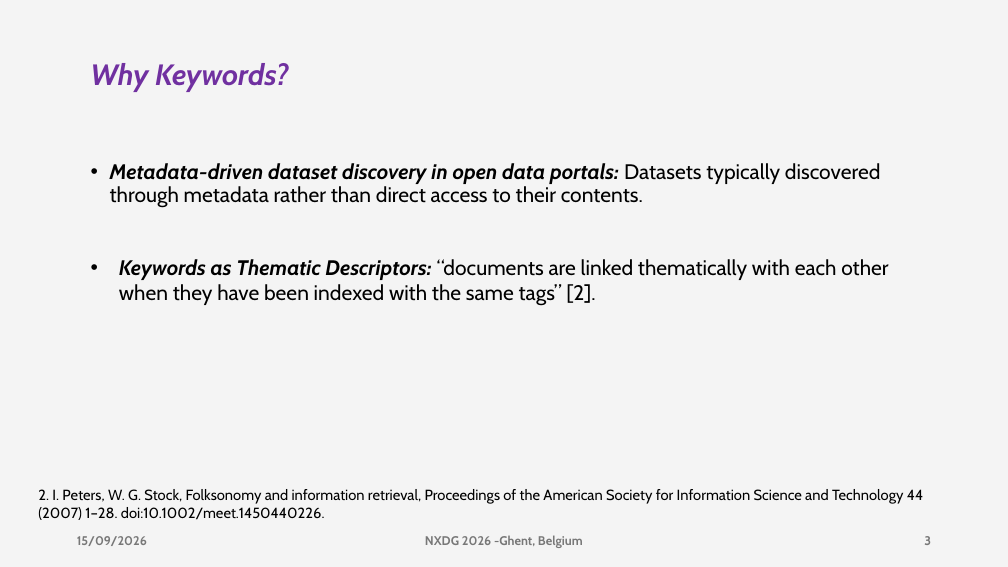
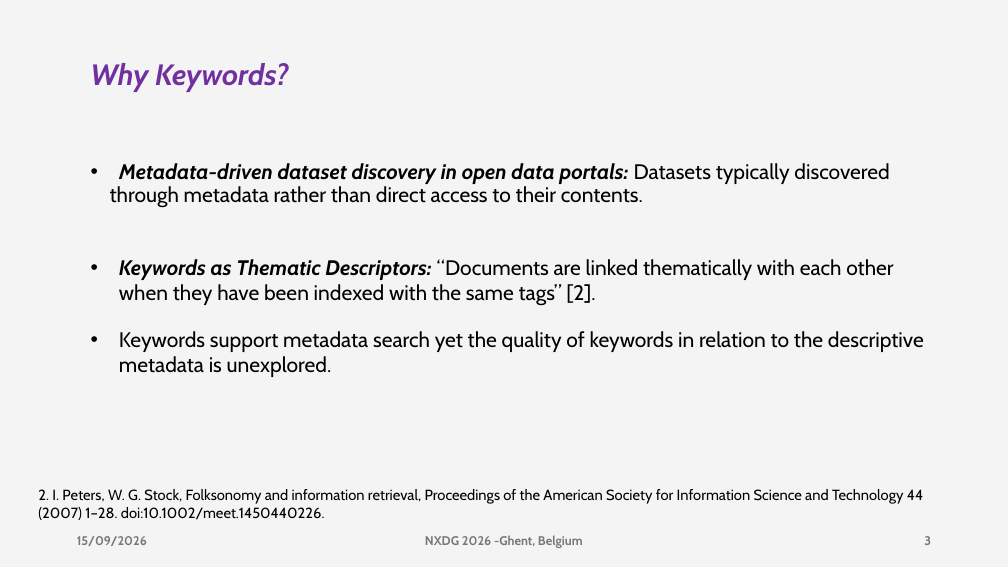
Before and after one commit to DeperiasKerre/deperiaskerre.github.io, a slide deck: slide 3 of slides/nxdg_2026_Deperias.pptx. Drawn at 1008x567 pixels with LibreOffice and Linux fonts; fonts in the diff are those of the drawing. Boxes give left, top, right and bottom in pixels: in the first picture for what was removed or moved away, otherwise in the second. Text is boxed around its words. In the diff, an @@ line names an element or a change of style, - is before the commit and + after.

```diff
--- a/slides/nxdg_2026_Deperias.pptx
+++ b/slides/nxdg_2026_Deperias.pptx
@@ text "Metadata-driven dataset discovery in open ..." rewrapped from [110, 163, 880, 208] to [110, 163, 889, 208] @@
@@ text at [119, 259, 893, 306]: text changed @@
-• Keywords as Thematic Descriptors: “documents are linked thematically with each other when they have been indexed with the same tags” [2].
+• Keywords as Thematic Descriptors: “Documents are linked thematically with each other when they have been indexed with the same tags” [2].
@@ text added at [119, 331, 924, 377], 20 pt, text #000000 @@
+• Keywords support metadata search yet the quality of keywords in relation to the descriptive metadata is unexplored.
```
Also in this commit, not shown: 7 other slides changed.
